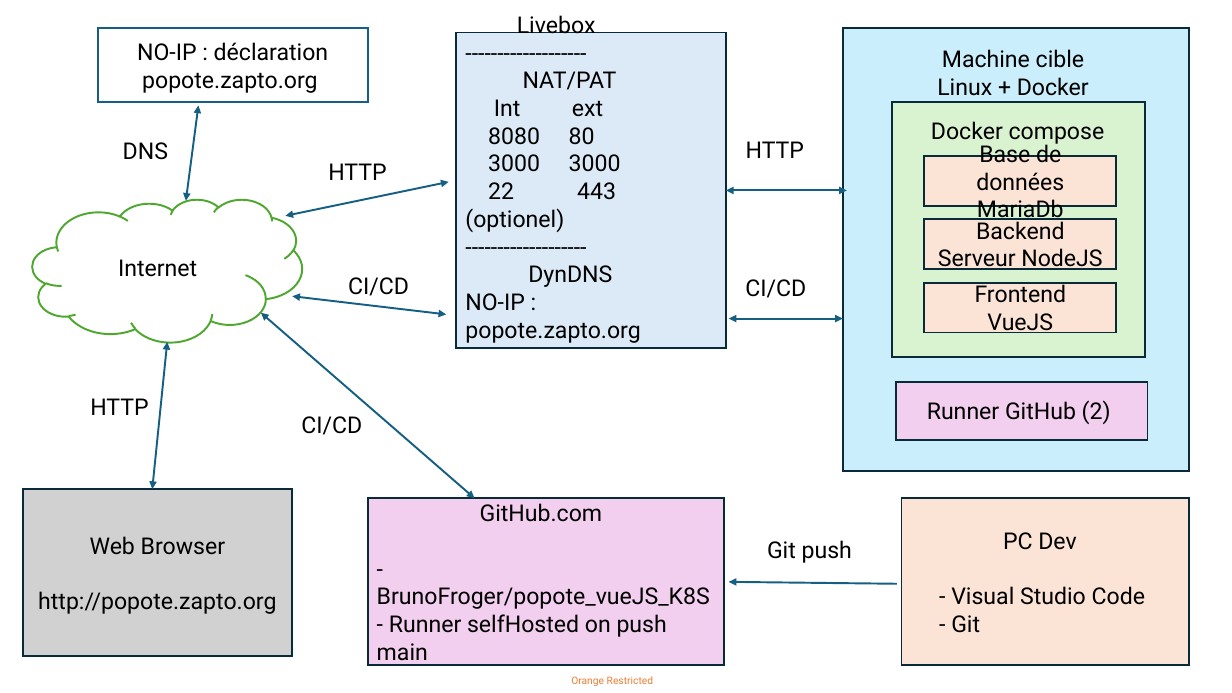
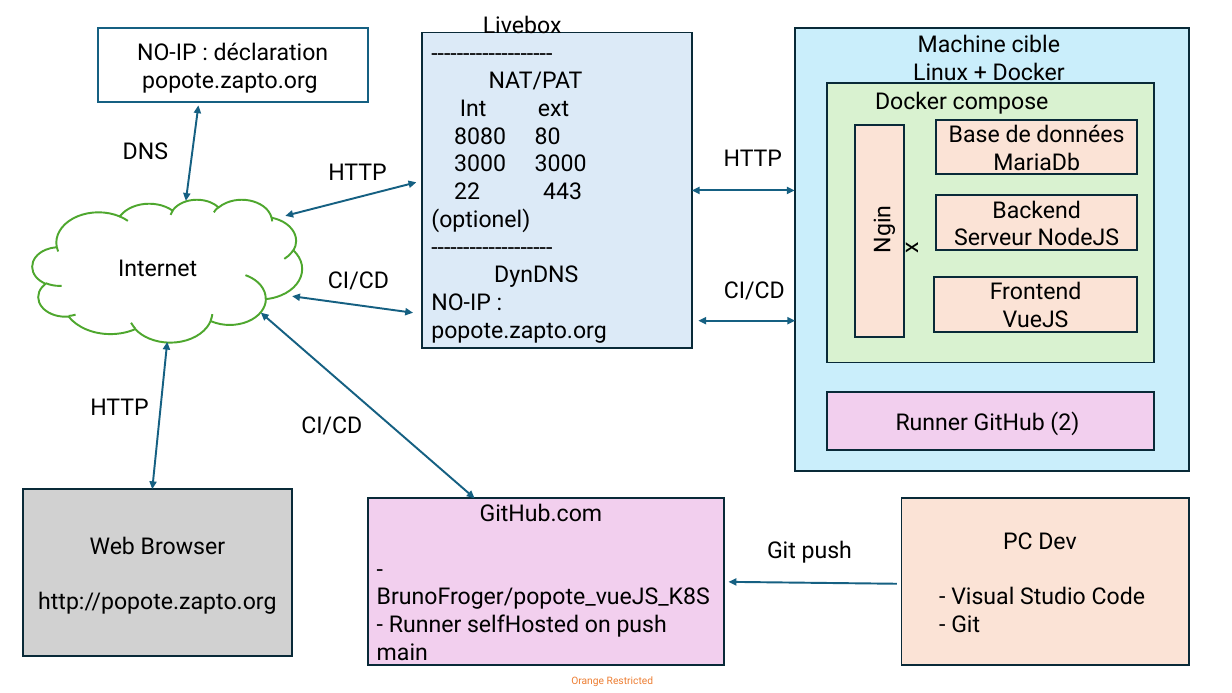
Before and after one commit to BrunoFroger/popote_vueJS_K8S, a slide deck: slide 1 of architecture_popote.pptx. Drawn at 1232x693 pixels with LibreOffice and Linux fonts; fonts in the diff are those of the drawing. Boxes give left, top, right and bottom in pixels: in the first picture for what was removed or moved away, otherwise in the second. Text is boxed around its words. In the diff, an @@ line names an element or a change of style, - is before the commit and + after.

```diff
--- a/architecture_popote.pptx
+++ b/architecture_popote.pptx
@@ rectangle: place and size @@
-rectangle at [843,28,1189,471]
+rectangle at [796,28,1189,471]
@@ text "Machine cible Linux + Docker" rewrapped from [937,49,1089,96] to [913,34,1065,85] @@
@@ rectangle "Livebox": place and size @@
-rectangle "Livebox" at [457,32,726,348]
+rectangle "Livebox" at [422,32,692,348]
@@ rectangle: place and size @@
-rectangle at [893,103,1146,358]
+rectangle at [827,83,1154,362]
@@ text "Docker compose": place and size @@
-text "Docker compose" at [931,121,1105,145]
+text "Docker compose" at [875,91,1049,114]
@@ rectangle "Base de données MariaDb": place and size @@
-rectangle "Base de données MariaDb" at [924,156,1116,206]
+rectangle "Base de données MariaDb" at [936,119,1138,174]
@@ text "HTTP": place and size @@
-text "HTTP" at [746,141,804,158]
+text "HTTP" at [724,149,782,166]
@@ rectangle added at [856,125,904,337], fill #FBE3D6, outline #092A39 1.5 pt @@
@@ double arrow moved from (286, 216) - (448, 182) to (286, 216) - (416, 182) @@
@@ double arrow moved from (726, 190) - (847, 190) to (692, 190) - (795, 190) @@
@@ text added at [863,185,900,262], 18 pt, text #000000 @@
+Nginx
@@ rectangle "Backend Serveur NodeJS": place and size @@
-rectangle "Backend Serveur NodeJS" at [924,219,1116,269]
+rectangle "Backend Serveur NodeJS" at [936,196,1138,250]
@@ text "CI/CD": place and size @@
-text "CI/CD" at [348,277,409,296]
+text "CI/CD" at [328,271,389,290]
@@ double arrow moved from (292, 297) - (446, 314) to (292, 297) - (413, 312) @@
@@ text "CI/CD": place and size @@
-text "CI/CD" at [745,279,806,298]
+text "CI/CD" at [724,281,785,300]
@@ rectangle "Frontend VueJS": place and size @@
-rectangle "Frontend VueJS" at [924,283,1116,333]
+rectangle "Frontend VueJS" at [934,277,1138,332]
@@ double arrow moved from (729, 319) - (843, 319) to (699, 321) - (795, 321) @@
@@ rectangle "Runner GitHub (2)": place and size @@
-rectangle "Runner GitHub (2)" at [897,382,1148,440]
+rectangle "Runner GitHub (2)" at [827,392,1154,450]
```
Also in this commit, not shown: 1 other file.
